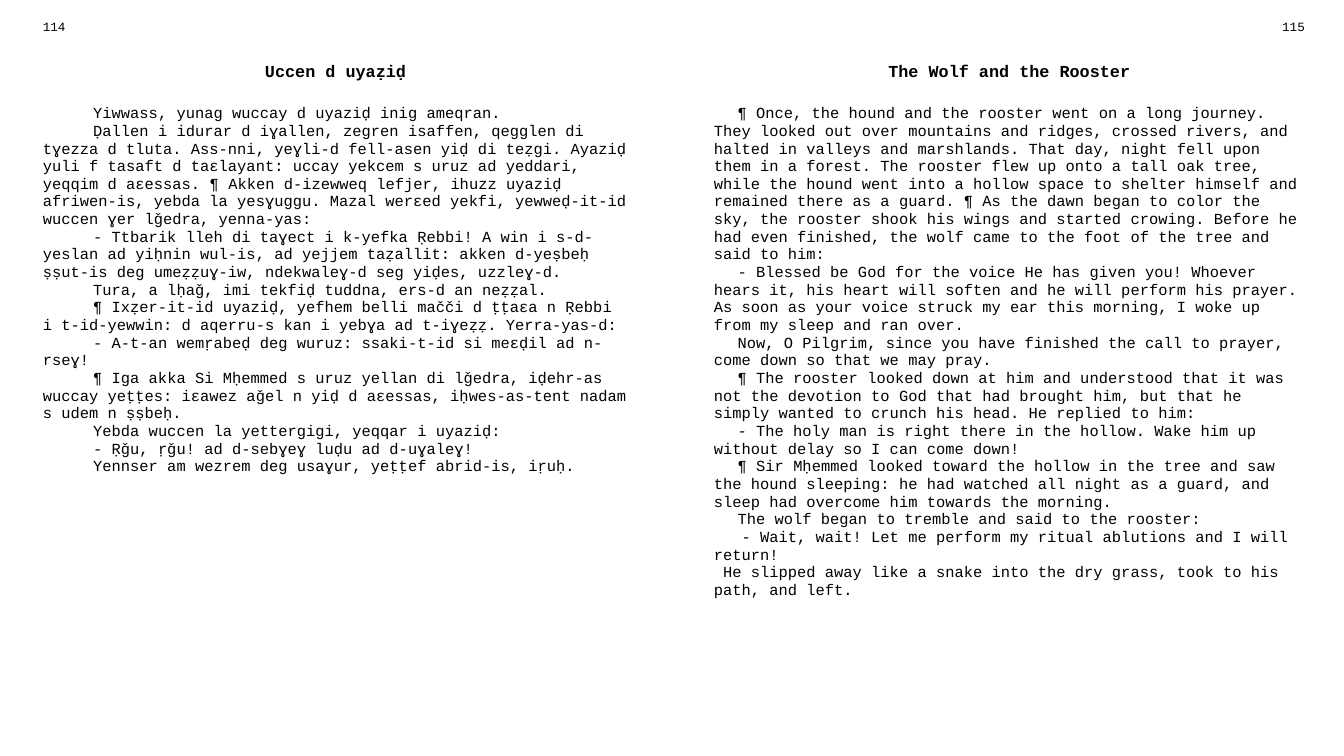
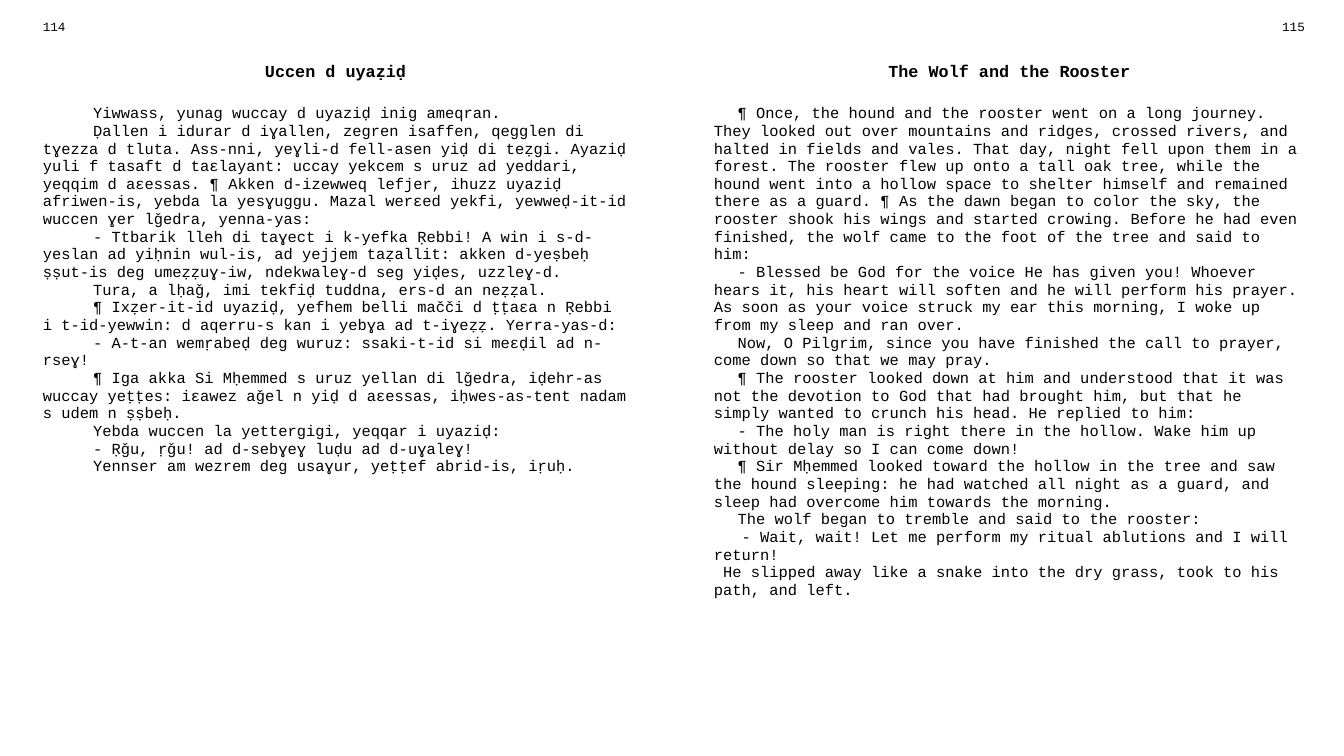
Before and after one commit to sferhah/tamacahut_n_wuccen, a slide deck: slide 53 of Uccen.ConsoleApp/uccen.eng.pptx. Drawn at 1344x756 pixels with LibreOffice and Linux fonts; fonts in the diff are those of the drawing. Boxes give left, top, right and bottom in pixels: in the first picture for what was removed or moved away, otherwise in the second. Text is boxed around its words. In the diff, an @@ line names an element or a change of style, - is before the commit and + after.

```diff
--- a/Uccen.ConsoleApp/uccen.eng.pptx
+++ b/Uccen.ConsoleApp/uccen.eng.pptx
@@ table at [32,16,1315,729] @@
-row 3, column 3: ¶ Once, the hound and the rooster went on a long journey. They looked out over mountains and ridges, crossed rivers, and halted in valleys and marshlands. That day, night fell upon them in a forest. The rooster flew up onto a tall oak tree, while the hound went into a hollow space to shelter himself and remained there as a guard. ¶ As the dawn began to color the sky, the rooster shook his wings and started crowing. Before he had even finished, the wolf came to the foot of the tree and said to him: / - Blessed be God for the voice He has given you! Whoever hears it, his heart will soften and he will perform his prayer. As soon as your voice struck my ear this morning, I woke up from my sleep and ran over. / Now, O Pilgrim, since you have finished the call to prayer, come down so that we may pray. / ¶ The rooster looked down at him and understood that it was not the devotion to God that had brought him, but that he simply wanted to crunch his head. He replied to him: / - The holy man is right there in the hollow. Wake him up without delay so I can come down! / ¶ Sir Mḥemmed looked toward the hollow in the tree and saw the hound sleeping: he had watched all night as a guard, and sleep had overcome him towards the morning. / The wolf began to tremble and said to the rooster: / - Wait, wait! Let me perform my ritual ablutions and I will return! / He slipped away like a snake into the dry grass, took to his path, and left.
+row 3, column 3: ¶ Once, the hound and the rooster went on a long journey. They looked out over mountains and ridges, crossed rivers, and halted in fields and vales. That day, night fell upon them in a forest. The rooster flew up onto a tall oak tree, while the hound went into a hollow space to shelter himself and remained there as a guard. ¶ As the dawn began to color the sky, the rooster shook his wings and started crowing. Before he had even finished, the wolf came to the foot of the tree and said to him: / - Blessed be God for the voice He has given you! Whoever hears it, his heart will soften and he will perform his prayer. As soon as your voice struck my ear this morning, I woke up from my sleep and ran over. / Now, O Pilgrim, since you have finished the call to prayer, come down so that we may pray. / ¶ The rooster looked down at him and understood that it was not the devotion to God that had brought him, but that he simply wanted to crunch his head. He replied to him: / - The holy man is right there in the hollow. Wake him up without delay so I can come down! / ¶ Sir Mḥemmed looked toward the hollow in the tree and saw the hound sleeping: he had watched all night as a guard, and sleep had overcome him towards the morning. / The wolf began to tremble and said to the rooster: / - Wait, wait! Let me perform my ritual ablutions and I will return! / He slipped away like a snake into the dry grass, took to his path, and left.
```
Also in this commit, not shown: 3 other files.
